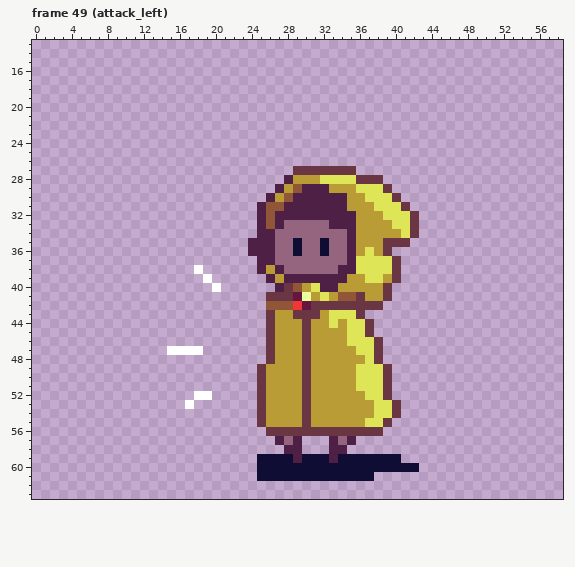
A pixel-art file gets an edit: assets/player/littlemage.aseprite. Above, as it was before the edit.
64x64 pixels, 123 frames. Shown: frame 49 (attack_left): x 0..58, y 13..63. The commit also changed other frames, which this record leaves out.
After the commit:
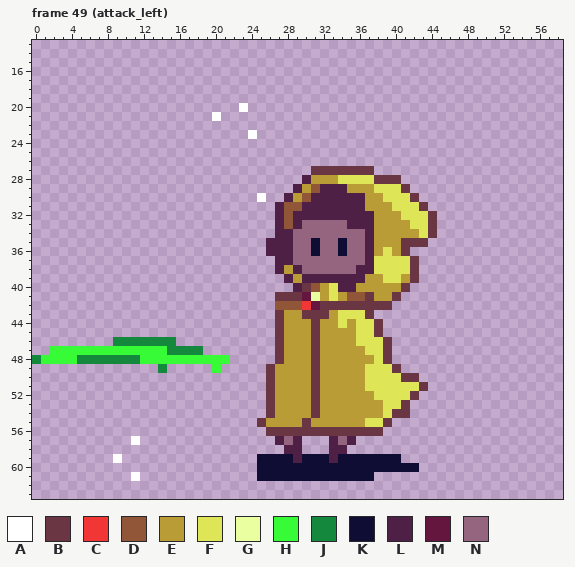
Palette (. is transparent): A #ffffff  B #6a3643  C #f23535  D #915637  E #b99c36  F #dee556  G #eaffa0  H #36fb36  J #14883c  K #100d35  L #4f2045  M #65163f  N #95647e
Changes in this commit:
Changed rows in their new state; - is an unchanged pixel.
Frame 49 (attack_left):
first column x 20:
20 ---A-
21 A----
23 ----A
first column x 0:
27 -----------------------------..-----BB-------
28 ----------------------------..L-EE--FF-BB----
29 ---------------------------..LED-LL-EE-FFB---
30 -------------------------A..LED----LLEE-FFB--
31 -------------------------..LDD-----LL-EE-FFB-
32 -------------------------..-D-------LL-EE-FFB
33 -------------------------..-DL---NN-LL--EEFFB
34 -------------------------..LL------NNL---EEFB
35 ------------------------..-LLN-KN-KNNL-EE-BB-
36 ------------------------..-LLN-KN-KNNL-FEB---
37 -------------------------..LL------NNL--FFB--
38 ------------------.------..-EL----NNLL--FFB--
39 -------------------.------..-E-----LLEEFFEB--
40 --------------------.------..LBDEFLL---EEB---
41 --------------------------.--BMGEFE-DB-EB----
42 --------------------------.--DCM-------B-----
43 --------------------------.B-E--BE--FB-------
44 --------------------------.B--EB-EFE-FB------
45 --------------------------.B--EB---E-FB------
46 ---------JJJJJJJ----------.B--EB---E--FB-----
47 --HHHHHHHHHHHHHJJJJ-------.B--EB----E-FB-----
48 JHHHHJJJJJJJHHHHHHHHHH----.B--EB-----EFB-----
49 --------------J-----H----.B---EB----E--FB----
50 -------------------------.B---EB----E--FFBB--
51 -------------------------.B---EB----E--FFFFB-
52 ------------------..-----.B---EB-----E-FFFB--
53 -----------------.-------.B---EB------E-FB---
54 -------------------------.B---EB------E--B---
57 -----------A---------------------------------
59 ---------A-----------------------------------
61 -----------A---------------------------------
Pixel boxes of the changes (left, top, right, bottom) in both pictures:
changed: (32, 103, 437, 418)
added: (113, 436, 140, 481)
